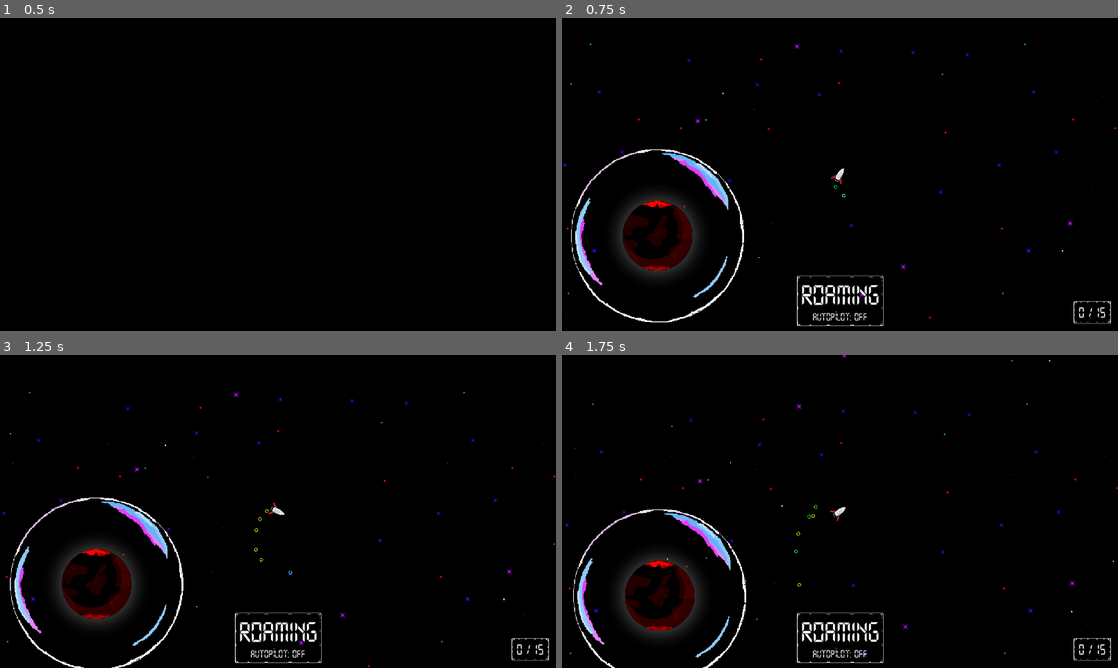
Above: before the commit, frames 1-4 (two rows, left to right).
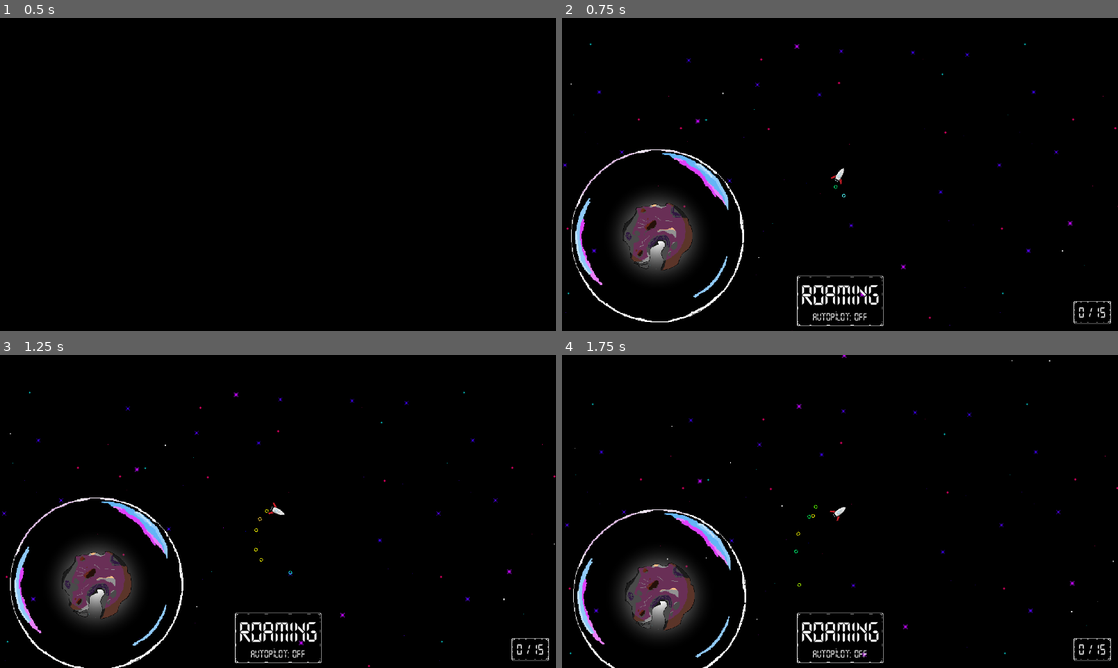
Above: after the commit, the same moments.

Repository: bjornarprytz/bubbleoids
Game: Godot game, scene res://splash.tscn
Same seed, same stepped clock (60 frames per second), same inputs: the game is played once before the commit and once after it. Sound files missing from this copy of the repository are replaced by a short silence.
Inputs (mouse positions are in pixels of both pictures, inside the frame that each line leads up to):
- Up to frame 1 (0.5 s): no input
- Up to frame 2 (0.75 s): tap Enter at 0.5 s; move the mouse to (962, 158) at 0.52 s; hold Right (ui_right) from 0.53 s (still down); hold Space (throttle) from 0.53 s (still down); click (962, 158) at 0.67 s
- Up to frame 3 (1.25 s): keep holding Right (ui_right); keep holding Space (throttle)
- Up to frame 4 (1.75 s): move the mouse to (728, 527) at 1.27 s; release Right (ui_right) at 1.28 s; release Space (throttle) at 1.28 s; hold Left (ui_left) from 1.28 s (still down); tap Space (throttle) at 1.35 s

Frame 1 is identical in both runs. In frame 2, 2.2% of the frame differs, in the area x 11-24%, y 58-81%; in frame 3, 2.2%; in frame 4, 2.2%.

Commit message:
more planets

Diff:
--- /dev/null
+++ b/src/game_splash.tscn
@@ -0,0 +1,33 @@
+[gd_scene load_steps=2 format=3 uid="uid://bgnyr8u66lols"]
+
+[ext_resource type="Texture2D" uid="uid://cd18tjlhpktwt" path="res://assets/Splash screen logo.png" id="1_d63u8"]
+
+[node name="GameSplash" type="Control"]
+layout_mode = 3
+anchors_preset = 15
+anchor_right = 1.0
+anchor_bottom = 1.0
+grow_horizontal = 2
+grow_vertical = 2
+
+[node name="ColorRect" type="ColorRect" parent="."]
+layout_mode = 1
+anchors_preset = 15
+anchor_right = 1.0
+anchor_bottom = 1.0
+grow_horizontal = 2
+grow_vertical = 2
+color = Color(0, 0, 0, 1)
+
+[node name="Target" type="Node2D" parent="."]
+position = Vector2(640, 400)
+
+[node name="Logo" type="Sprite2D" parent="Target"]
+unique_name_in_owner = true
+texture_filter = 1
+position = Vector2(0, 624)
+scale = Vector2(0.281481, 0.281481)
+texture = ExtResource("1_d63u8")
+
+[node name="Audio" type="AudioStreamPlayer" parent="."]
+unique_name_in_owner = true
--- a/src/main.gd
+++ b/src/main.gd
@@ -9,39 +9,38 @@
 var discovered: Array[String] = []
 
 func _ready() -> void:
-    Events.game_over.connect(_on_game_over)
-    player.atmosphere_entered.connect(_on_atmosphere_entered)
-    player.orbit_entered.connect(_on_orbit_entered)
-    player.orbit_exited.connect(_on_orbit_exited)
-
+	Events.game_over.connect(_on_game_over)
+	player.atmosphere_entered.connect(_on_atmosphere_entered)
+	player.orbit_entered.connect(_on_orbit_entered)
+	player.orbit_exited.connect(_on_orbit_exited)
 
 func _process(delta: float) -> void:
-    camera.position = player.position
+	camera.position = player.position
 
 func _on_game_over(win: bool):
-    var tween = create_tween()
-    tween.tween_property(canvas_modulate, "modulate", Color.BLACK, 2.69)
-    await tween.finished
-    get_tree().change_scene_to_file("res://credits.tscn")
+	var tween = create_tween()
+	tween.tween_property(canvas_modulate, "modulate", Color.BLACK, 2.69)
+	await tween.finished
+	get_tree().change_scene_to_file("res://credits.tscn")
 
 func _on_orbit_exited():
-    state.text = "ROAMING"
-    controls.text = "Autopilot: off"
+	state.text = "ROAMING"
+	controls.text = "Autopilot: off"
 
 func _on_orbit_entered(_planet: Planet):
-    state.text = "IN ORBIT"
-    controls.text = "Strafe: active"
+	state.text = "IN ORBIT"
+	controls.text = "Strafe: active"
 
 func _on_atmosphere_entered(planet: Planet):
-    if planet.type in discovered:
-        return
+	if planet.type in discovered:
+		return
 
-    discovered.push_back(planet.type)
-    Symphony.add_instrument()
-    _update_goal()
+	discovered.push_back(planet.type)
+	Symphony.add_instrument()
+	_update_goal()
 
-    if (discovered.size() >= Events.goal):
-        Events.game_over.emit(true)
+	if (discovered.size() >= Events.goal):
+		Events.game_over.emit(true)
 
 func _update_goal():
-    goal.text = "%s / %s" % [discovered.size(), Events.goal]
+	goal.text = "%s / %s" % [discovered.size(), Events.goal]
--- a/src/world/planet.gd
+++ b/src/world/planet.gd
@@ -11,25 +11,38 @@
 @onready var pop: CPUParticles2D = %Pop
 @onready var orbit: Area2D = %Orbit
 @onready var orbit_shape: CollisionShape2D = $Orbit/Shape
+@onready var bubble_pop: AudioStreamPlayer2D = %BubblePop
 
 var planet_sprites = [
-	preload("res://assets/img/planets/Brown RAMS.png"),
-	preload("res://assets/img/planets/greengray moon.png"),
-	preload("res://assets/img/planets/MARS 1.png"),
-	preload("res://assets/img/planets/MARS 2.png"),
-	preload("res://assets/img/planets/MARS 3.png"),
-	preload("res://assets/img/planets/OG moon.png"),
-	preload("res://assets/img/planets/pink purple moon.png"),
-	preload("res://assets/img/planets/pixil-frame-0 (16).png"),
-	preload("res://assets/img/planets/PURPLE ARRET.png"),
-	preload("res://assets/img/planets/Purple RAMS.png"),
-	preload("res://assets/img/planets/RAMS BLUE CYAN PURPLE.png"),
-	preload("res://assets/img/planets/RAMS GREEN RED.png"),
-	preload("res://assets/img/planets/RAMS Purple.png"),
-	preload("res://assets/img/planets/RED RAMS.png"),
-	preload("res://assets/img/planets/TERRA 2.png"),
-	preload("res://assets/img/planets/TERRA.png"),
-	preload("res://assets/img/planets/WEIRD ARRET.png")
+preload("res://assets/img/planets/beige, brown greenish asteroid.png"),
+preload("res://assets/img/planets/blue and blue rings.png"),
+preload("res://assets/img/planets/blue moon.png"),
+preload("res://assets/img/planets/blue red astroid.png"),
+preload("res://assets/img/planets/blue white astroid.png"),
+preload("res://assets/img/planets/Blueplanet orange belt.png"),
+preload("res://assets/img/planets/Brown RAMS.png"),
+preload("res://assets/img/planets/colores rings.png"),
+preload("res://assets/img/planets/cyan purple astroid.png"),
+preload("res://assets/img/planets/green rings.png"),
+preload("res://assets/img/planets/greengray moon.png"),
+preload("res://assets/img/planets/MARS 3.png"),
+preload("res://assets/img/planets/OG asteroud.png"),
+preload("res://assets/img/planets/OG moon.png"),
+preload("res://assets/img/planets/pink purple moon.png"),
+preload("res://assets/img/planets/pixil-frame-0 (9).png"),
+preload("res://assets/img/planets/pixil-frame-0 (16).png"),
+preload("res://assets/img/planets/PURPLE ARRET.png"),
+preload("res://assets/img/planets/Purple RAMS.png"),
+preload("res://assets/img/planets/purple rings .png"),
+preload("res://assets/img/planets/RAMS BLUE CYAN PURPLE.png"),
+preload("res://assets/img/planets/RAMS GREEN RED.png"),
+preload("res://assets/img/planets/RAMS Purple.png"),
+preload("res://assets/img/planets/RED RAMS.png"),
+preload("res://assets/img/planets/SATURN.png"),
+preload("res://assets/img/planets/TERRA.png"),
+preload("res://assets/img/planets/WEIRD ARRET.png"),
+preload("res://assets/img/planets/weird colors astroid.png"),
+preload("res://assets/img/planets/weird.png"),
 ]
 
 var size: float = 1.0
@@ -56,6 +69,7 @@
 func _pop_bubble():
 	if bubble_popped:
 		return
+	bubble_pop.play(0.32)
 	bubble_popped = true
 	Symphony.beat.connect(_on_beat)
 	bubble.hide()
--- a/src/world/planet.tscn
+++ b/src/world/planet.tscn
@@ -1,11 +1,12 @@
-[gd_scene load_steps=10 format=3 uid="uid://c8v5nh4qd750n"]
+[gd_scene load_steps=11 format=3 uid="uid://c8v5nh4qd750n"]
 
 [ext_resource type="PackedScene" uid="uid://c57sfkee815gl" path="res://world/polygon.tscn" id="1_a5yuq"]
 [ext_resource type="Script" uid="uid://muewrkjnwqns" path="res://world/planet.gd" id="1_d38ao"]
-[ext_resource type="Texture2D" uid="uid://b7qbaefjmvtvp" path="res://assets/img/planets/Brown RAMS.png" id="3_01u2o"]
+[ext_resource type="Texture2D" uid="uid://b51jx3x78b2xh" path="res://assets/img/planets/blue moon.png" id="3_wuflm"]
 [ext_resource type="Texture2D" uid="uid://onxj6vm2bdpd" path="res://world/light.tres" id="4_ijjmx"]
 [ext_resource type="Texture2D" uid="uid://bh5saq5wwup27" path="res://assets/img/bubble test 1.png" id="4_qpsm4"]
 [ext_resource type="Texture2D" uid="uid://dloravarhfkb3" path="res://assets/white-square.png" id="5_a83c7"]
+[ext_resource type="AudioStream" uid="uid://biur3y0ycnjse" path="res://assets/audio/Bubblepop.wav" id="7_wuflm"]
 
 [sub_resource type="CircleShape2D" id="CircleShape2D_a5yuq"]
 radius = 1800.0
@@ -48,7 +49,7 @@
 
 [node name="Sprite" type="Sprite2D" parent="."]
 unique_name_in_owner = true
-texture = ExtResource("3_01u2o")
+texture = ExtResource("3_wuflm")
 
 [node name="Glow" type="Sprite2D" parent="Sprite"]
 show_behind_parent = true
@@ -93,6 +94,10 @@
 
 [node name="Shape" type="CollisionShape2D" parent="Atmosphere"]
 shape = SubResource("CircleShape2D_qpsm4")
+
+[node name="BubblePop" type="AudioStreamPlayer2D" parent="Atmosphere"]
+unique_name_in_owner = true
+stream = ExtResource("7_wuflm")
 
 [node name="Orbit" type="Area2D" parent="."]
 unique_name_in_owner = true
Not shown, added: src/assets/audio/Bubblepop.wav.import
Binary file added: src/assets/img/planets/Blueplanet orange belt.png
Not shown, added: src/assets/img/planets/Blueplanet orange belt.png.import
Binary file added: src/assets/img/planets/OG asteroud.png
Not shown, added: src/assets/img/planets/OG asteroud.png.import
Binary file added: src/assets/img/planets/SATURN.png
Not shown, added: src/assets/img/planets/SATURN.png.import
Binary file added: src/assets/img/planets/beige, brown greenish asteroid.png
Not shown, added: src/assets/img/planets/beige, brown greenish asteroid.png.import
Binary file added: src/assets/img/planets/blue and blue rings.png
Not shown, added: src/assets/img/planets/blue and blue rings.png.import
Binary file added: src/assets/img/planets/blue red astroid.png
(and 20 more such lines)
